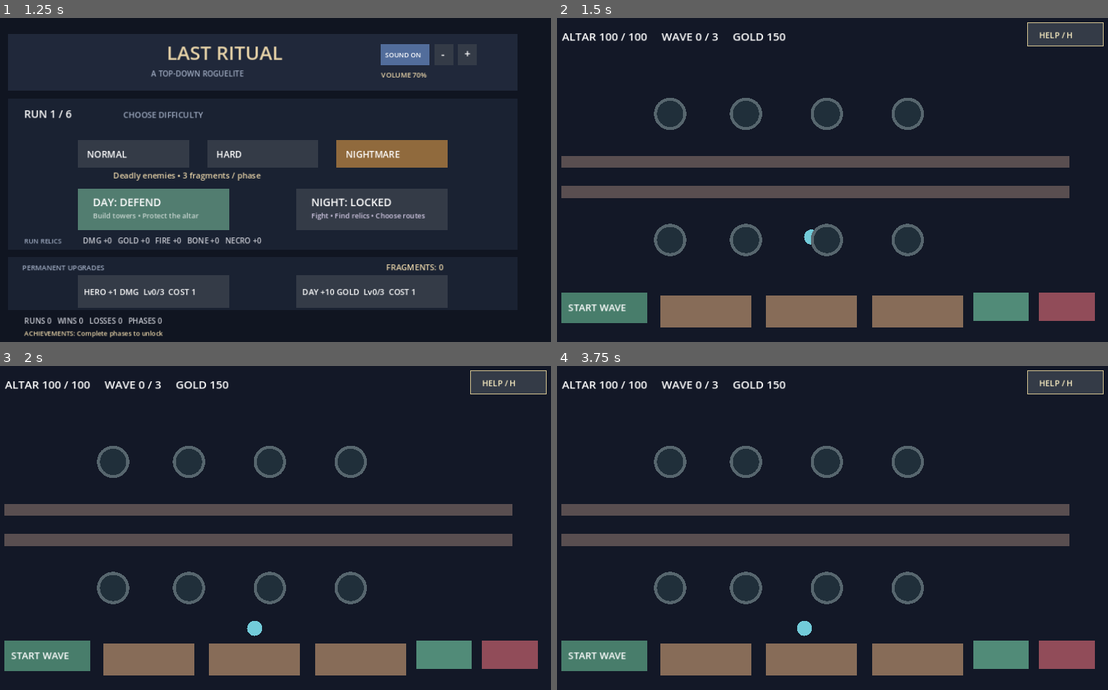
Above: before the commit, frames 1-4 (two rows, left to right).
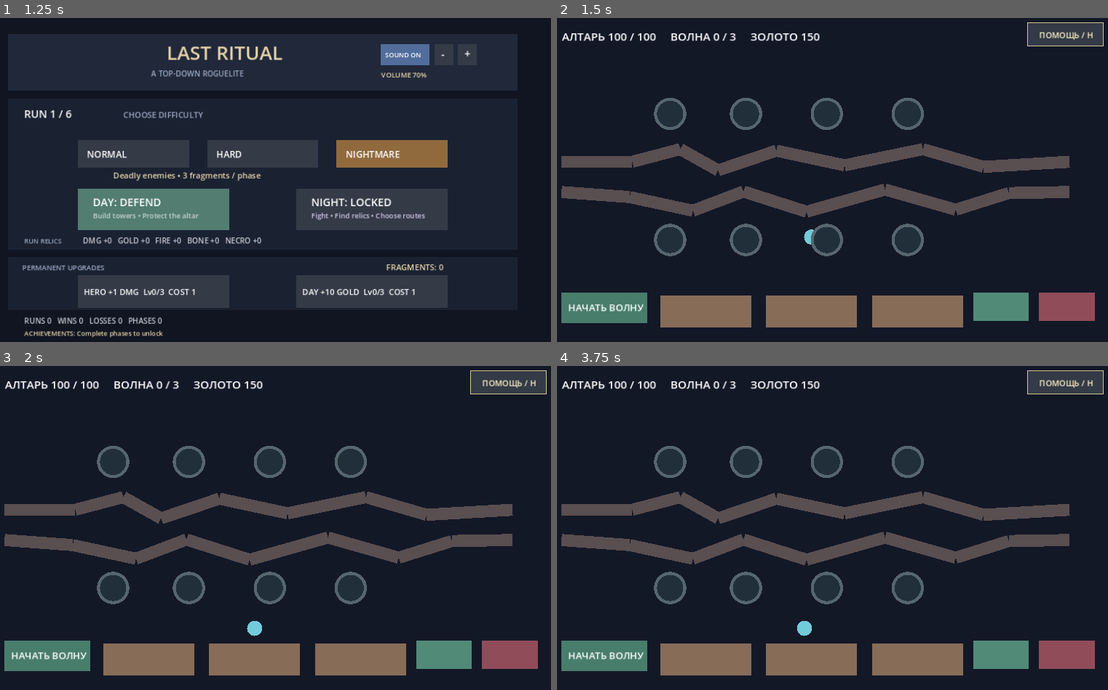
Above: after the commit, the same moments.

Repository: DoctorStrangeSH/Last-Ritual
Game: Godot game, scene res://scenes/run_loop.tscn
The game is run twice, just before and just after one commit, with the same random seed, the same clock (stepped at 60 frames per second) and the same inputs.
Inputs (mouse positions are in pixels of both pictures, inside the frame that each line leads up to):
- Up to frame 1 (1.25 s): tap Enter at 0.5 s; move the mouse to (391, 163) at 0.52 s; hold Right (ui_right) from 0.53 s (still down); tap H at 0.6 s; click (391, 163) at 0.67 s; tap Space at 0.77 s
- Up to frame 2 (1.5 s): tap Space at 1.25 s; move the mouse to (705, 196) at 1.27 s; release Right (ui_right) at 1.28 s; hold Down (ui_down) from 1.28 s (still down); tap R at 1.35 s; click (705, 196) at 1.42 s
- Up to frame 3 (2 s): keep holding Down (ui_down); tap Space at 1.52 s
- Up to frame 4 (3.75 s): move the mouse to (876, 456) at 2.02 s; release Down (ui_down) at 2.03 s; hold Right (ui_right) 2.03-2.78 s; tap H at 2.1, 3.6 s; click (876, 456) at 2.17 s; tap Enter at 2.75 s; move the mouse to (788, 596) at 2.77 s; hold Up (ui_up) 2.78-3.53 s; tap R at 2.85 s; click (788, 596) at 2.92 s; tap Space at 3.02, 3.5 s; move the mouse to (992, 579) at 3.52 s; hold Left (ui_left) from 3.53 s (still down); click (992, 579) at 3.67 s

Frame 1 is identical in both runs. In frame 2, 7.2% of the frame differs, in the area x 0-98%, y 4-91%; in frame 3, 7.2%; in frame 4, 7.2%.

Commit message:
feat(g1): winding fortress routes, framerate-safe waypoint traversal, Russian day HUD

Diff:
--- a/scripts/topdown_td_prototype.gd
+++ b/scripts/topdown_td_prototype.gd
@@ -17,9 +17,11 @@
 var necro_kill_bonus := 0
 var necro_kill_streak := 0
 var summoned_spirits: Array[Dictionary] = []
+# Извилистые пути: враги меняют направление, а башни перекрывают разные участки.
+# Конечные координаты сохранены для совместимости с игровыми проверками.
 const PATHS := [
-    [Vector2(65, 285), Vector2(560, 285), Vector2(1070, 285)],
-    [Vector2(65, 345), Vector2(560, 345), Vector2(1070, 345)]
+    [Vector2(65, 285), Vector2(205, 285), Vector2(300, 260), Vector2(375, 302), Vector2(490, 263), Vector2(625, 292), Vector2(780, 260), Vector2(900, 295), Vector2(1070, 285)],
+    [Vector2(65, 345), Vector2(200, 355), Vector2(325, 382), Vector2(425, 344), Vector2(550, 384), Vector2(705, 340), Vector2(845, 380), Vector2(950, 347), Vector2(1070, 345)]
 ]
 var enemies: Array[Dictionary] = []
 var wave_number := 0
@@ -70,7 +72,7 @@
             best["boss_charge"] = 0.0
             best["boss_warning"] = false
             best["interrupt_hits"] = 0
-            boss_feedback_text = "ATTACK INTERRUPTED!"
+            boss_feedback_text = "АТАКА ПРЕРВАНА!"
             sfx.play_effect("interrupt")
             boss_feedback_time = 1.4
     hero_attack_cooldown = 0.28
@@ -106,20 +108,29 @@
             enemy["delay"] = maxf(0.0, float(enemy["delay"]) - delta)
             continue
         var path: Array = PATHS[int(enemy["lane"])]
-        var waypoint: int = enemy["waypoint"]
-        var target: Vector2 = path[waypoint]
+        var waypoint: int = int(enemy["waypoint"])
         var position: Vector2 = enemy["pos"]
-        enemy["pos"] = position.move_toward(target, float(enemy.get("speed", 85.0)) * delta)
-        if enemy["pos"].distance_to(target) < 0.1:
-            waypoint += 1
-            if waypoint >= path.size():
-                enemies.erase(enemy)
-                enemies_escaped += 1
-                altar_hp = maxi(0, altar_hp - 10)
-                if altar_hp == 0:
-                    defense_state = "lost"
+        # Полный остаток движения за кадр проходит все достигнутые повороты.
+        # Без этого враг задерживается на каждой точке и зависит от FPS.
+        var remaining := float(enemy.get("speed", 85.0)) * delta
+        while remaining > 0.0 and waypoint < path.size():
+            var target: Vector2 = path[waypoint]
+            var distance := position.distance_to(target)
+            if distance > remaining:
+                position = position.move_toward(target, remaining)
+                remaining = 0.0
             else:
-                enemy["waypoint"] = waypoint
+                position = target
+                remaining -= distance
+                waypoint += 1
+        enemy["pos"] = position
+        enemy["waypoint"] = waypoint
+        if waypoint >= path.size():
+            enemies.erase(enemy)
+            enemies_escaped += 1
+            altar_hp = maxi(0, altar_hp - 10)
+            if altar_hp == 0:
+                defense_state = "lost"
     queue_redraw()
 
 func tick_boss(delta: float) -> void:
@@ -133,7 +144,7 @@
             enemy["boss_warning"] = false
             enemy["interrupt_hits"] = 0
             altar_hp = maxi(0, altar_hp - (8 + difficulty * 4))
-            boss_feedback_text = "ALTAR HIT! -%d HP" % (8 + difficulty * 4)
+            boss_feedback_text = "АЛТАРЬ ПОВРЕЖДЁН! -%d ОЗ" % (8 + difficulty * 4)
             sfx.play_effect("blast")
             boss_feedback_time = 1.2
             if altar_hp == 0:
@@ -430,12 +441,12 @@
     draw_rect(Rect2(Vector2.ZERO, Vector2(1152, 648)), Color("#131827"))
     if defense_state != "playing":
         draw_rect(Rect2(345, 225, 460, 210), Color("#285849") if defense_state == "won" else Color("#693943"))
-        draw_string(ThemeDB.fallback_font, Vector2(485, 301), "VICTORY" if defense_state == "won" else "ALTAR FALLEN", HORIZONTAL_ALIGNMENT_LEFT, -1, 28, Color.WHITE)
+        draw_string(ThemeDB.fallback_font, Vector2(485, 301), "ПОБЕДА" if defense_state == "won" else "АЛТАРЬ ПАЛ", HORIZONTAL_ALIGNMENT_LEFT, -1, 28, Color.WHITE)
         draw_rect(RESTART_BUTTON, Color("#8ca9bc"))
-        draw_string(ThemeDB.fallback_font, Vector2(480, 386), "RESTART DEFENSE", HORIZONTAL_ALIGNMENT_LEFT, -1, 20, Color.WHITE)
-    draw_string(ThemeDB.fallback_font, Vector2(66, 45), "ALTAR %d / 100     WAVE %d / 3     GOLD %d" % [altar_hp, wave_number, coins], HORIZONTAL_ALIGNMENT_LEFT, -1, 22, Color.WHITE)
+        draw_string(ThemeDB.fallback_font, Vector2(480, 386), "НАЧАТЬ ЗАНОВО", HORIZONTAL_ALIGNMENT_LEFT, -1, 20, Color.WHITE)
+    draw_string(ThemeDB.fallback_font, Vector2(66, 45), "АЛТАРЬ %d / 100     ВОЛНА %d / 3     ЗОЛОТО %d" % [altar_hp, wave_number, coins], HORIZONTAL_ALIGNMENT_LEFT, -1, 22, Color.WHITE)
     draw_rect(WAVE_BUTTON, Color("#487d6b") if enemies.is_empty() and wave_number < 3 and altar_hp > 0 else Color("#454b54"))
-    draw_string(ThemeDB.fallback_font, Vector2(78, 581), "START WAVE", HORIZONTAL_ALIGNMENT_LEFT, -1, 19, Color.WHITE)
+    draw_string(ThemeDB.fallback_font, Vector2(78, 581), "НАЧАТЬ ВОЛНУ", HORIZONTAL_ALIGNMENT_LEFT, -1, 19, Color.WHITE)
     for path in PATHS:
         for i in range(path.size() - 1):
             draw_line(path[i], path[i + 1], Color("#594e50"), 24.0)
@@ -448,13 +459,13 @@
                     var warning_progress: float = clampf(float(enemy.get("boss_charge", 3.0)) - 3.0, 0.0, 1.0)
                     draw_arc(enemy["pos"], 45.0, -PI / 2.0, -PI / 2.0 + TAU, 48, Color("#694e36"), 4.0)
                     draw_arc(enemy["pos"], 45.0, -PI / 2.0, -PI / 2.0 + TAU * warning_progress, 48, Color("#ffde80"), 6.0)
-                    draw_string(ThemeDB.fallback_font, enemy["pos"] + Vector2(-55, -61), "ALTAR BLAST", HORIZONTAL_ALIGNMENT_LEFT, -1, 16, Color("#ffde80"))
-                    draw_string(ThemeDB.fallback_font, enemy["pos"] + Vector2(-53, 61), "HERO: HIT 2x (%d/2)" % int(enemy.get("interrupt_hits", 0)), HORIZONTAL_ALIGNMENT_LEFT, -1, 13, Color("#f6e6c4"))
+                    draw_string(ThemeDB.fallback_font, enemy["pos"] + Vector2(-55, -61), "УДАР ПО АЛТАРЮ", HORIZONTAL_ALIGNMENT_LEFT, -1, 16, Color("#ffde80"))
+                    draw_string(ThemeDB.fallback_font, enemy["pos"] + Vector2(-53, 61), "ГЕРОЙ: 2 УДАРА (%d/2)" % int(enemy.get("interrupt_hits", 0)), HORIZONTAL_ALIGNMENT_LEFT, -1, 13, Color("#f6e6c4"))
                 draw_rect(Rect2(enemy["pos"] + Vector2(-28.0, -43.0), Vector2(56.0 * clampf(float(enemy["hp"]) / float(55 + difficulty * 15), 0.0, 1.0), 5.0)), Color("#df7b94"))
             else:
                 draw_circle(enemy["pos"], 16.0 if enemy.get("role", "grunt") == "brute" else 10.0 if enemy.get("role", "grunt") == "runner" else 12.0, Color("#8591b8") if enemy.get("role", "grunt") == "brute" else Color("#efc36f") if enemy.get("role", "grunt") == "runner" else Color("#c67f64"))
     if boss_feedback_time > 0.0:
-        draw_rect(Rect2(385, 71, 382, 42), Color("#314f47") if boss_feedback_text == "ATTACK INTERRUPTED!" else Color("#683c46"))
+        draw_rect(Rect2(385, 71, 382, 42), Color("#314f47") if boss_feedback_text == "АТАКА ПРЕРВАНА!" else Color("#683c46"))
         draw_string(ThemeDB.fallback_font, Vector2(407, 98), boss_feedback_text, HORIZONTAL_ALIGNMENT_LEFT, -1, 21, Color("#fff0cf"))
     for spirit in summoned_spirits:
         draw_circle(spirit["pos"], 10.0, Color("#6de6b2"))
@@ -478,19 +489,19 @@
 
     draw_rect(HELP_BUTTON, Color("#526d9b") if help_visible else Color("#343b47"))
     draw_rect(HELP_BUTTON, Color("#d5c592"), false, 1.5)
-    draw_string(ThemeDB.fallback_font, HELP_BUTTON.position + Vector2(23.0, 30.0), "HELP / H", HORIZONTAL_ALIGNMENT_LEFT, -1, 16, Color("#fff2c5"))
+    draw_string(ThemeDB.fallback_font, HELP_BUTTON.position + Vector2(23.0, 30.0), "ПОМОЩЬ / H", HORIZONTAL_ALIGNMENT_LEFT, -1, 16, Color("#fff2c5"))
     if help_visible:
         var help_panel := Rect2(286, 116, 580, 410)
         draw_rect(help_panel, Color(0.055, 0.07, 0.11, 0.97))
         draw_rect(help_panel, Color("#d5c592"), false, 2.0)
-        draw_string(ThemeDB.fallback_font, Vector2(430, 160), "DAY DEFENSE CONTROLS", HORIZONTAL_ALIGNMENT_LEFT, -1, 25, Color("#e7d3a8"))
-        draw_string(ThemeDB.fallback_font, Vector2(326, 207), "WASD / ARROWS  -  Move the hero", HORIZONTAL_ALIGNMENT_LEFT, -1, 17, Color.WHITE)
-        draw_string(ThemeDB.fallback_font, Vector2(326, 247), "Choose BONE / FIRE / NECRO below, then click a pad", HORIZONTAL_ALIGNMENT_LEFT, -1, 16, Color.WHITE)
-        draw_string(ThemeDB.fallback_font, Vector2(326, 287), "Click a built tower to select it", HORIZONTAL_ALIGNMENT_LEFT, -1, 17, Color.WHITE)
-        draw_string(ThemeDB.fallback_font, Vector2(326, 327), "UPGRADE / SELL manage the selected tower", HORIZONTAL_ALIGNMENT_LEFT, -1, 16, Color.WHITE)
-        draw_string(ThemeDB.fallback_font, Vector2(326, 367), "Click open ground  -  Hero attacks toward cursor", HORIZONTAL_ALIGNMENT_LEFT, -1, 16, Color.WHITE)
-        draw_string(ThemeDB.fallback_font, Vector2(326, 407), "RIGHT CLICK or ESC  -  Cancel tower selection", HORIZONTAL_ALIGNMENT_LEFT, -1, 16, Color.WHITE)
-        draw_string(ThemeDB.fallback_font, Vector2(326, 447), "START WAVE  -  Send the next wave", HORIZONTAL_ALIGNMENT_LEFT, -1, 16, Color.WHITE)
-        draw_string(ThemeDB.fallback_font, Vector2(326, 490), "Action paused - press H or click Continue", HORIZONTAL_ALIGNMENT_LEFT, -1, 14, Color("#d5c592"))
+        draw_string(ThemeDB.fallback_font, Vector2(430, 160), "УПРАВЛЕНИЕ ОБОРОНОЙ", HORIZONTAL_ALIGNMENT_LEFT, -1, 25, Color("#e7d3a8"))
+        draw_string(ThemeDB.fallback_font, Vector2(326, 207), "WASD / СТРЕЛКИ — движение героя", HORIZONTAL_ALIGNMENT_LEFT, -1, 17, Color.WHITE)
+        draw_string(ThemeDB.fallback_font, Vector2(326, 247), "Выбери башню внизу, затем нажми на площадку", HORIZONTAL_ALIGNMENT_LEFT, -1, 16, Color.WHITE)
+        draw_string(ThemeDB.fallback_font, Vector2(326, 287), "Нажми на башню, чтобы выбрать её", HORIZONTAL_ALIGNMENT_LEFT, -1, 17, Color.WHITE)
+        draw_string(ThemeDB.fallback_font, Vector2(326, 327), "УЛУЧШИТЬ / ПРОДАТЬ — действия с башней", HORIZONTAL_ALIGNMENT_LEFT, -1, 16, Color.WHITE)
+        draw_string(ThemeDB.fallback_font, Vector2(326, 367), "Клик по полю — атака героя по курсору", HORIZONTAL_ALIGNMENT_LEFT, -1, 16, Color.WHITE)
+        draw_string(ThemeDB.fallback_font, Vector2(326, 407), "ПКМ / Esc — отменить выбор башни", HORIZONTAL_ALIGNMENT_LEFT, -1, 16, Color.WHITE)
+        draw_string(ThemeDB.fallback_font, Vector2(326, 447), "НАЧАТЬ ВОЛНУ — запустить врагов", HORIZONTAL_ALIGNMENT_LEFT, -1, 16, Color.WHITE)
+        draw_string(ThemeDB.fallback_font, Vector2(326, 490), "Игра на паузе — H или «Продолжить»", HORIZONTAL_ALIGNMENT_LEFT, -1, 14, Color("#d5c592"))
         draw_rect(HELP_CLOSE_BUTTON, Color("#527d70"))
-        draw_string(ThemeDB.fallback_font, HELP_CLOSE_BUTTON.position + Vector2(11.0, 29.0), "CONTINUE", HORIZONTAL_ALIGNMENT_LEFT, -1, 16, Color.WHITE)
+        draw_string(ThemeDB.fallback_font, HELP_CLOSE_BUTTON.position + Vector2(11.0, 29.0), "ПРОДОЛЖИТЬ", HORIZONTAL_ALIGNMENT_LEFT, -1, 16, Color.WHITE)
